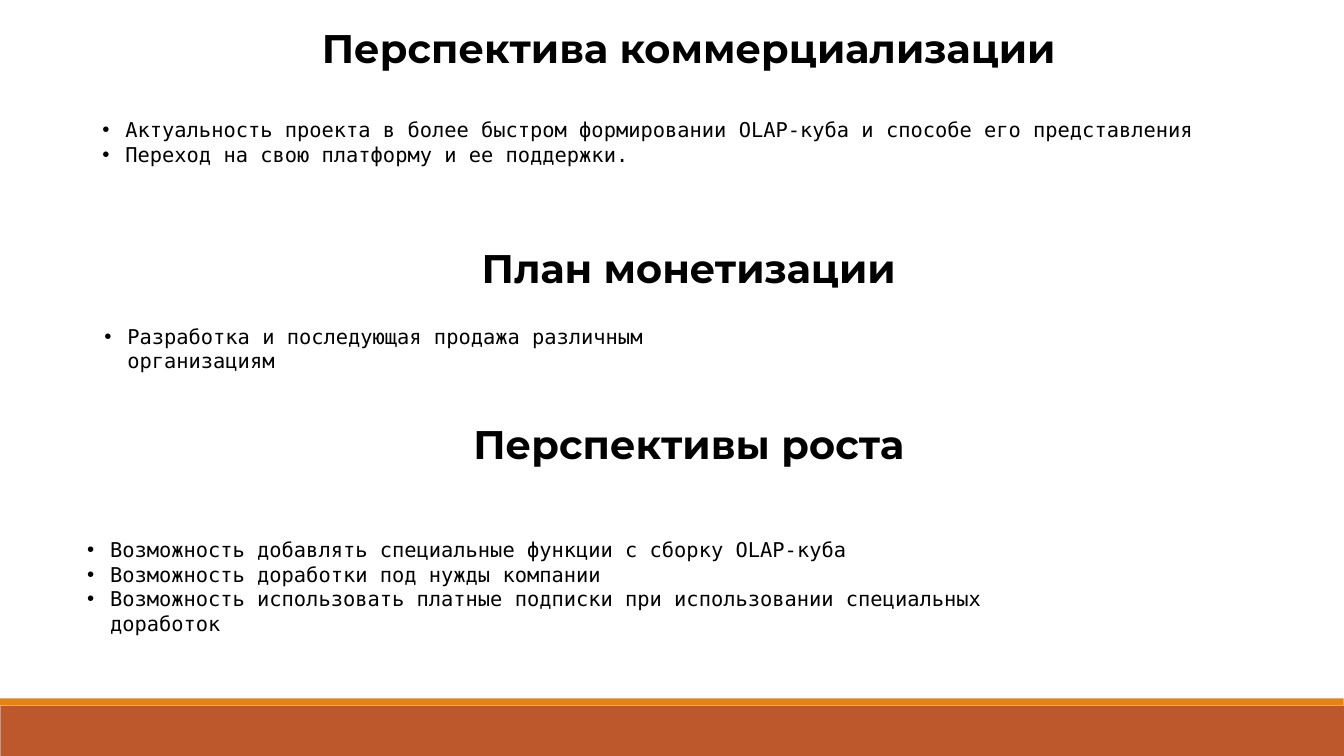
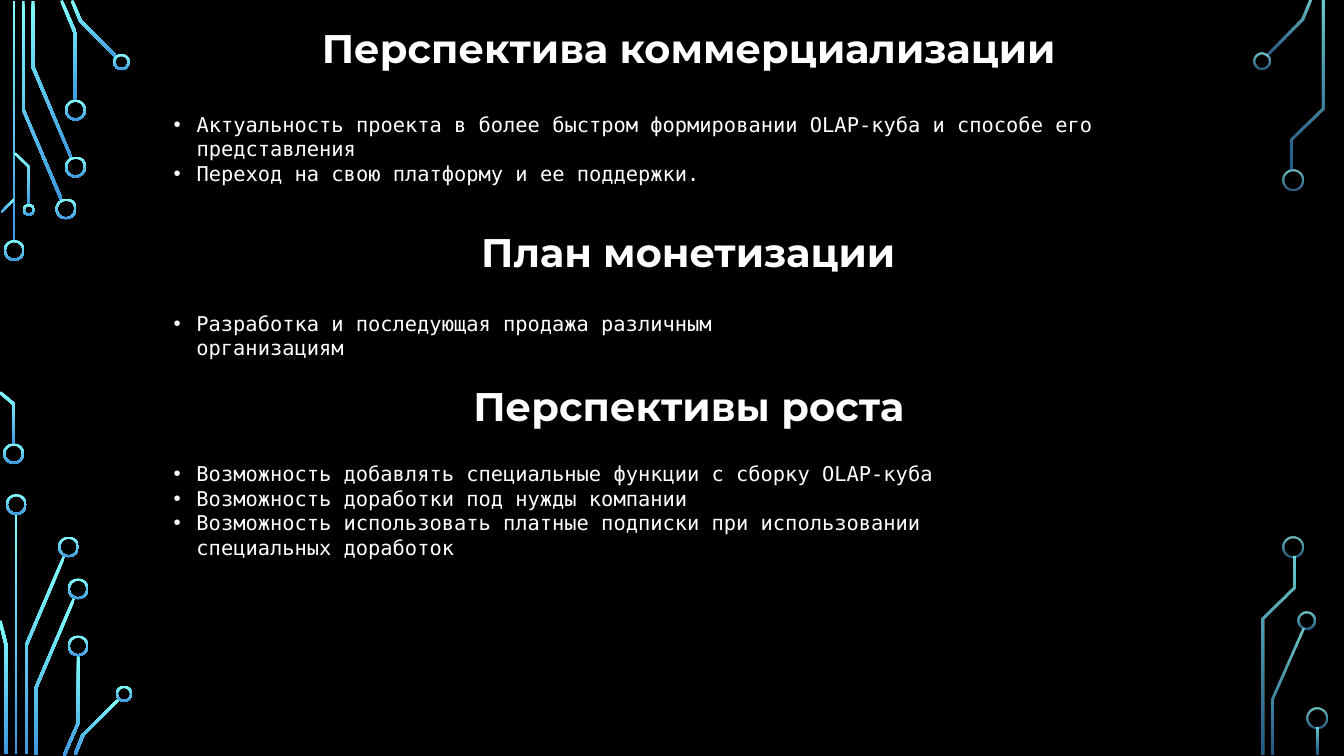
Before and after one commit to Raccoonn78/MagiCtr, a slide deck: slide 7 of Профессиональное ориентирование/создание системы для olap кубов.pptx. Drawn at 1344x756 pixels with LibreOffice and Linux fonts; fonts in the diff are those of the drawing; background and template pictures are left out. Boxes give left, top, right and bottom in pixels: in the first picture for what was removed or moved away, otherwise in the second. Text is boxed around its words. In the diff, an @@ line names an element or a change of style, - is before the commit and + after.

```diff
--- a/Профессиональное ориентирование/создание системы для olap кубов.pptx
+++ b/Профессиональное ориентирование/создание системы для olap кубов.pptx
@@ background #FFFFFF to picture (left out) @@
@@ text "Актуальность проекта в более быстром ...": place and size @@
-text "Актуальность проекта в более быстром ..." at (125, 121, 1192, 167)
+text "Актуальность проекта в более быстром ..." at (197, 116, 1092, 186)
@@ text "План монетизации": place and size @@
-text "План монетизации" at (482, 255, 896, 288)
+text "План монетизации" at (481, 239, 895, 272)
@@ text "Разработка и последующая продажа различным ...": place and size @@
-text "Разработка и последующая продажа различным ..." at (127, 328, 642, 373)
+text "Разработка и последующая продажа различным ..." at (196, 315, 711, 360)
@@ text "Перспективы роста": place and size @@
-text "Перспективы роста" at (473, 431, 904, 467)
+text "Перспективы роста" at (473, 393, 904, 429)
@@ text colour #000000 to #FFFFFF in 6 elements at (322, 35, 1056, 71), (481, 239, 895, 272), (197, 116, 1092, 186), (473, 393, 904, 429), (196, 315, 711, 360), (196, 465, 932, 560) @@
@@ text "Возможность добавлять специальные функции с ...": place and size @@
-text "Возможность добавлять специальные функции с ..." at (110, 541, 981, 611)
+text "Возможность добавлять специальные функции с ..." at (196, 465, 932, 560)
@@ rectangle removed at (0, 698, 1343, 705) @@
@@ rectangle removed at (1, 705, 1344, 755) @@
@@ group added at (0, 0, 1327, 756): 33 freeform shapes, 3 rectangles @@
```
Also in this commit, not shown: 9 other slides changed, 1 other file.
